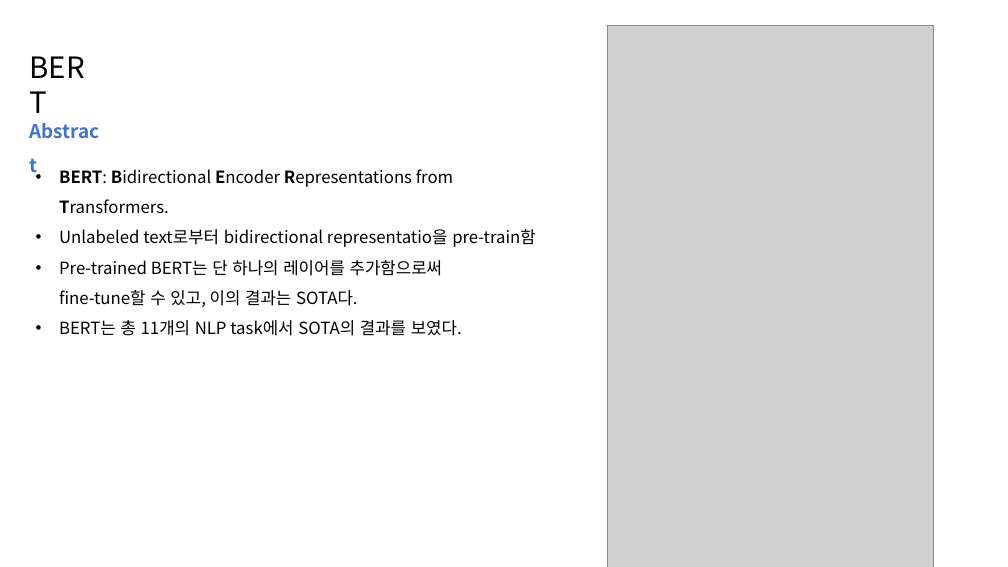
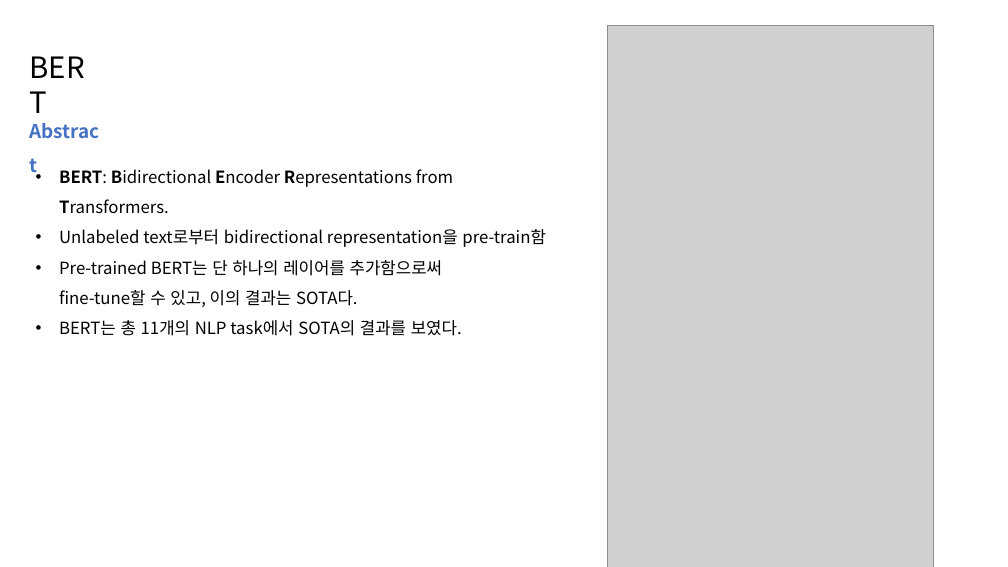
Before and after one commit to reniew/learning_spoons_nlp, a slide deck: slide 8 of lecture_note/Lecture8.pptx. Drawn at 1008x567 pixels with LibreOffice and Linux fonts; fonts in the diff are those of the drawing; grey boxes stand for pictures. Boxes give left, top, right and bottom in pixels: in the first picture for what was removed or moved away, otherwise in the second. Text is boxed around its words. In the diff, an @@ line names an element or a change of style, - is before the commit and + after.

```diff
--- a/lecture_note/Lecture8.pptx
+++ b/lecture_note/Lecture8.pptx
@@ text at [59,229,546,247]: text changed @@
-• Unlabeled text로부터 bidirectional representatio을 pre-train함
+• Unlabeled text로부터 bidirectional representation을 pre-train함
```
Also in this commit, not shown: 2 other slides changed, 1 slide added, 2 slides removed.
